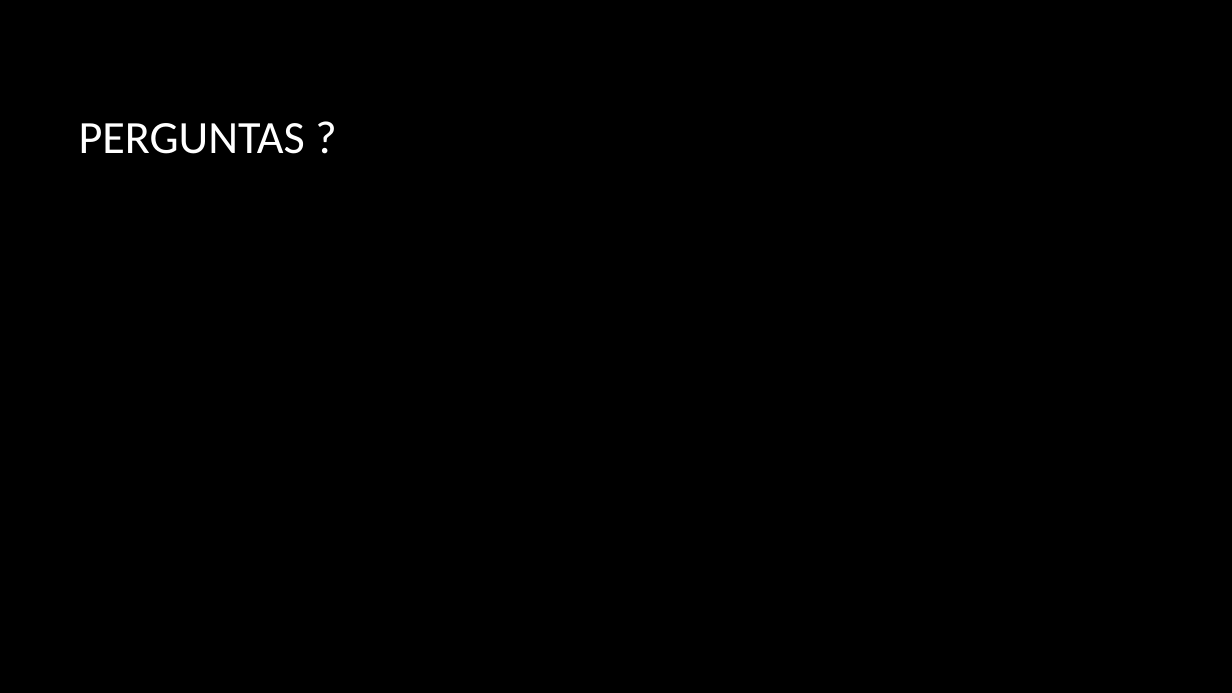
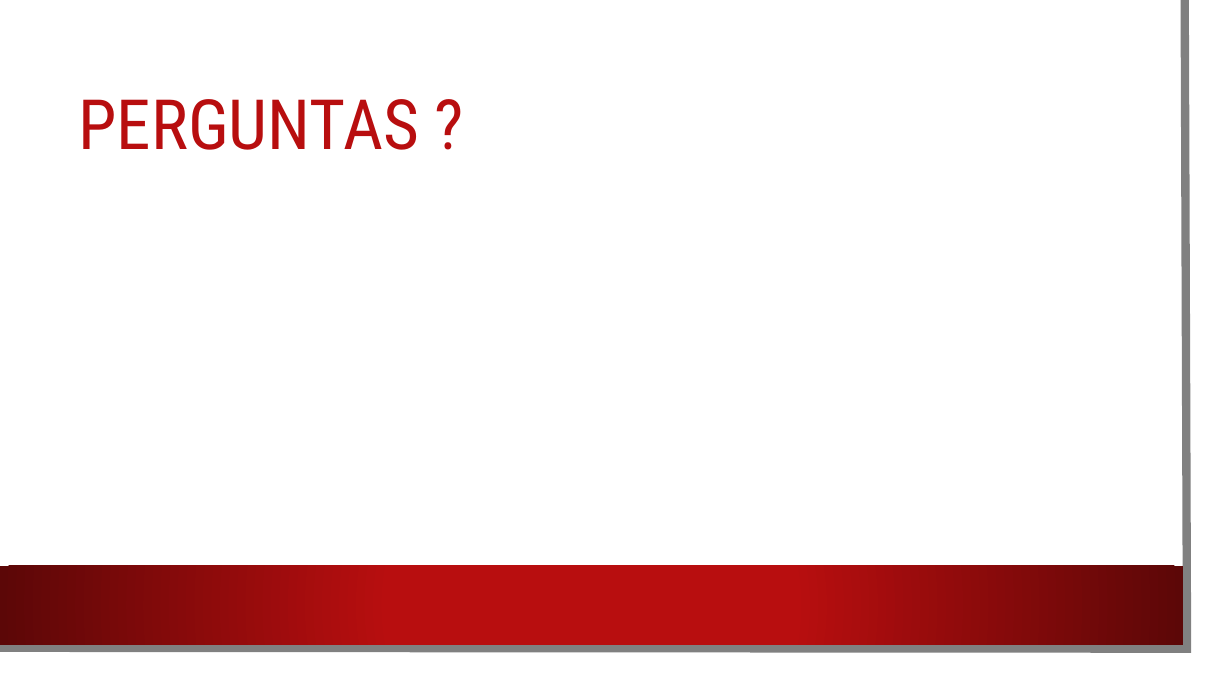
Before and after one commit to 7dimiforster7/ccbs, a slide deck: slide 7 of Traveling trhough time with git.pptx. Drawn at 1232x693 pixels with LibreOffice and Linux fonts; fonts in the diff are those of the drawing; background and template pictures are left out. Boxes give left, top, right and bottom in pixels: in the first picture for what was removed or moved away, otherwise in the second. Text is boxed around its words. In the diff, an @@ line names an element or a change of style, - is before the commit and + after.

```diff
--- a/Traveling trhough time with git.pptx
+++ b/Traveling trhough time with git.pptx
@@ rectangle added at <box>0,0,1211,672</box>, fill #FFFFFF @@
@@ freeform shape added at <box>0,0,1188,649</box>, outline #808080 6.5 pt @@
@@ title "PERGUNTAS ?": place and size @@
-title "PERGUNTAS ?" at <box>79,123,305,154</box>
+title "PERGUNTAS ?" at <box>79,99,420,150</box>
@@ title "PERGUNTAS ?" at <box>79,99,420,150</box>: size 36 to 54 pt, font Calibri to Roboto Condensed, text colour #FFFFFF to #B80E0F; line spacing 1 to 0.9 @@
@@ rectangle added at <box>0,566,1183,644</box>, fill gradient #B80E0F to #5C0707 @@
```
Also in this commit, not shown: 6 other slides changed.
